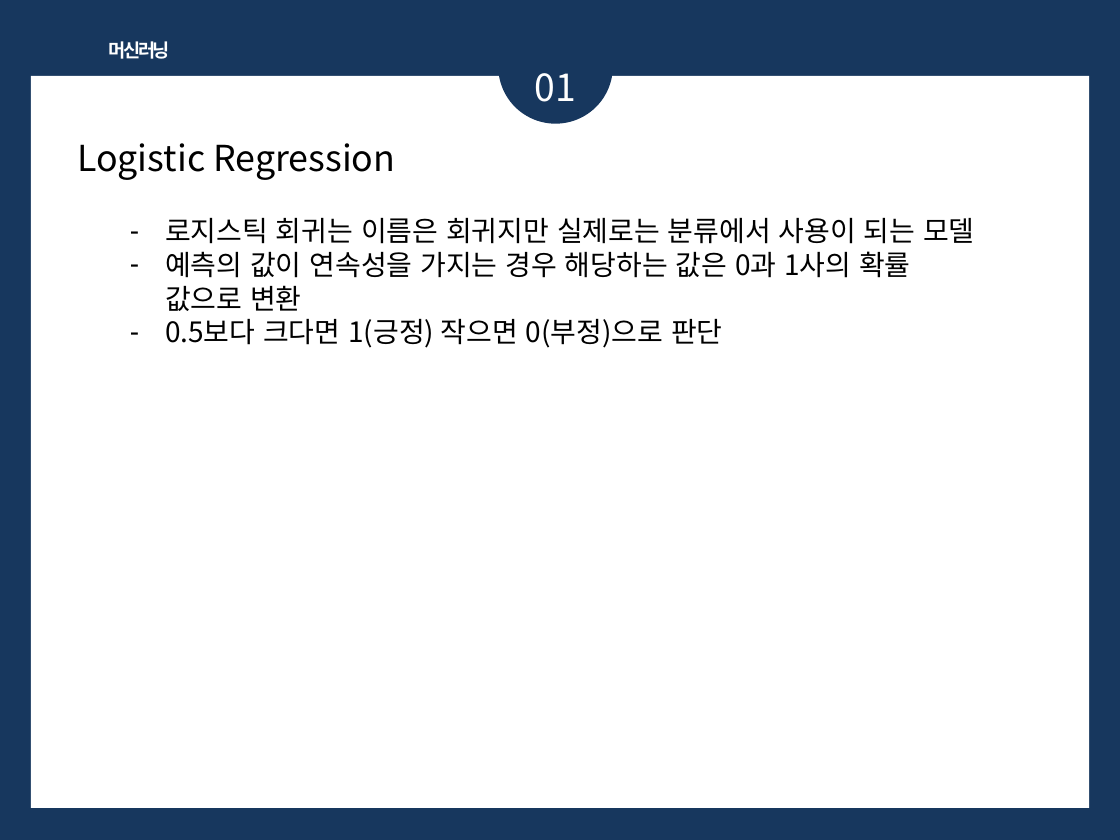
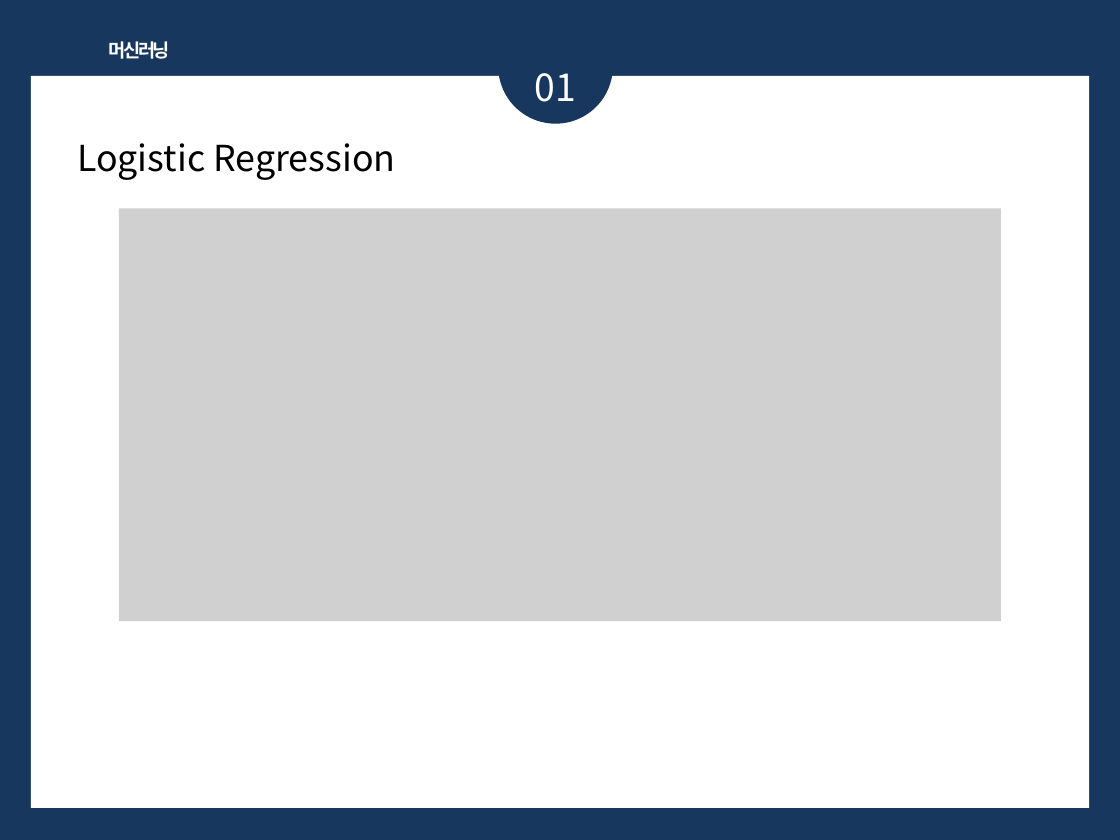
Before and after one commit to bsmoon-86/multicam_2025, a slide deck: slide 22 of PPT/머신러닝.pptx (slide 17 before the commit). Drawn at 1120x840 pixels with LibreOffice and Linux fonts; fonts in the diff are those of the drawing; grey boxes stand for pictures. Boxes give left, top, right and bottom in pixels: in the first picture for what was removed or moved away, otherwise in the second. Text is boxed around its words. In the diff, an @@ line names an element or a change of style, - is before the commit and + after.

```diff
--- a/PPT/머신러닝.pptx
+++ b/PPT/머신러닝.pptx
@@ picture added at box(119, 208, 1000, 622) @@
@@ text removed at box(165, 218, 975, 348) @@
-– 로지스틱 회귀는 이름은 회귀지만 실제로는 분류에서 사용이 되는 모델
-– 예측의 값이 연속성을 가지는 경우 해당하는 값은 0과 1사의 확률 값으로 변환
-– 0.5보다 크다면 1(긍정) 작으면 0(부정)으로 판단
```
Also in this commit, not shown: 5 other slides changed, 4 slides added, 10 other files.
